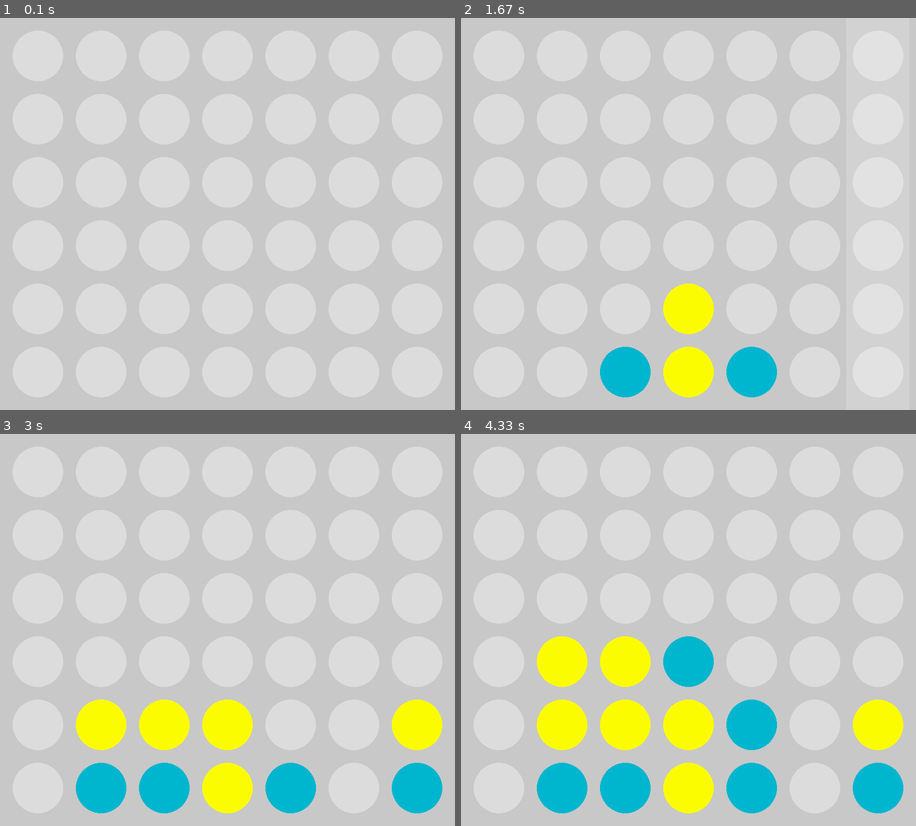
Above: before the commit, frames 1-4 (two rows, left to right).
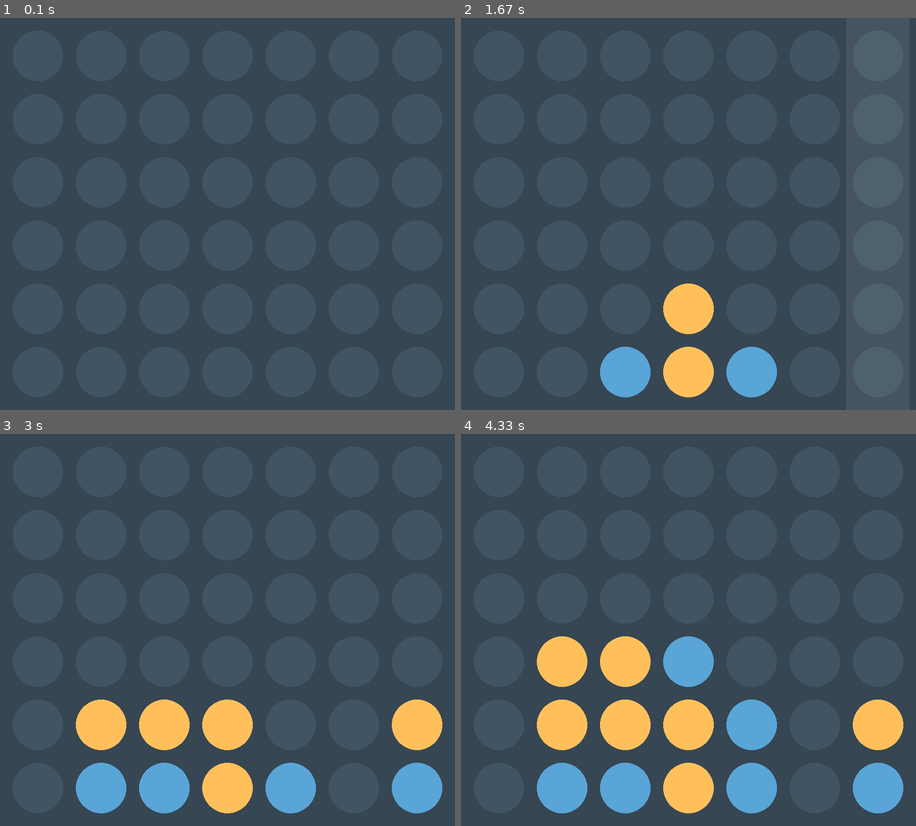
Above: after the commit, the same moments.

Repository: itsRed-v2/Puissance4-pygame
Game: pygame game, started from main.py
Same seed, same stepped clock (60 frames per second), same inputs: the game is played once before the commit and once after it.
Inputs (mouse positions are in pixels of both pictures, inside the frame that each line leads up to):
- Up to frame 1 (0.1 s): no input
- Up to frame 2 (1.67 s): click (688, 214) at 0.38 s; click (547, 304) at 0.72 s; click (697, 84) at 1.05 s; click (861, 362) at 1.38 s
- Up to frame 3 (3 s): click (154, 500) at 1.72 s; click (368, 622) at 2.05 s; click (386, 708) at 2.38 s; press the mouse at (386, 708) at 2.7 s; move the mouse to (259, 633) at 2.8 s; release the mouse at (127, 559) at 2.93 s
- Up to frame 4 (4.33 s): click (620, 743) at 3.05 s; click (588, 559) at 3.38 s; click (643, 614) at 3.72 s; click (602, 535) at 4.05 s

The runs differ from the first frame. In frame 1, 100% of the frame differs, in the area x 0-100%, y 0-100%; in frame 2, 100%; in frame 3, 100%; in frame 4, 100%.

Commit message:
nouvelle color palette + extraction de la fn de placement des token

Diff:
--- a/p4/constants.py
+++ b/p4/constants.py
@@ -5,8 +5,9 @@
 TOKEN_GAP = 25 # gap between 2 tokens vertically and horizontally
 COLUMN_WIDTH = TOKEN_RADIUS * 2 + TOKEN_GAP
 
+BACKGROUND_COLOR = Color(54, 70, 82)
 TOKEN_COLORS = {
-	Token.BLUE: Color(0, 182, 207),
-	Token.YELLOW: Color(252, 252, 0),
-	Token.EMPTY: Color(220, 220, 220)
+	Token.BLUE: Color(89, 165, 216),
+	Token.YELLOW: Color(255, 192, 92),
+	Token.EMPTY: Color(64, 84, 99)
 }
--- a/p4/display/view.py
+++ b/p4/display/view.py
@@ -6,12 +6,12 @@
 from p4.board import Board
 from p4.utils.vector import Vector
 from p4.display.interface import getHoveredColumn
-from p4.constants import TOKEN_RADIUS, TOKEN_GAP, COLUMN_WIDTH, TOKEN_COLORS
+from p4.constants import TOKEN_RADIUS, TOKEN_GAP, COLUMN_WIDTH, TOKEN_COLORS, BACKGROUND_COLOR
 
 class View:
 	def __init__(self, board: Board):
 		self.board = board
-		self.highlightedPoints = []
+		self.highlightedPoints: list[Vector] = []
 
 		screenHeight = board.HEIGHT * COLUMN_WIDTH + TOKEN_GAP
 		screenWidth = board.WIDTH * COLUMN_WIDTH + TOKEN_GAP
@@ -21,7 +21,7 @@
 		board = self.board
 		screen = self.screen
 
-		screen.fill(Color(200, 200, 200))
+		screen.fill(BACKGROUND_COLOR)
 
 		# Drawing tokens
 		for y in range(board.HEIGHT):
@@ -29,10 +29,7 @@
 				token = board.getTokenAt(x, y)
 				color = TOKEN_COLORS[token]
 
-				pos = Vector(x, y)
-				pos.multiply(COLUMN_WIDTH)
-				offset = TOKEN_GAP + TOKEN_RADIUS
-				pos.add(Vector(offset, offset))
+				pos = getTokenScreenPos(x, y)
 
 				pygame.draw.circle(screen, color, pos.asTuple(), TOKEN_RADIUS)
 
@@ -42,8 +39,15 @@
 			if hoveredCol != None:
 				rect = Surface((COLUMN_WIDTH, screen.get_height())) # initializing rectangle surface with right dimensions
 				rect.fill(Color(255, 255, 255)) # setting color to white
-				rect.set_alpha(50) # setting trensparency
+				rect.set_alpha(20) # setting trensparency
 				rectPos = (hoveredCol * COLUMN_WIDTH + (TOKEN_GAP / 2), 0) # coordinates at top left corner of the surface
 				screen.blit(rect, rectPos) # blitting surface at right coordinates
 
 		pygame.display.flip()
+
+def getTokenScreenPos(boardX: int, boardY: int):
+	pos = Vector(boardX, boardY)
+	pos.multiply(COLUMN_WIDTH)
+	offset = TOKEN_GAP + TOKEN_RADIUS
+	pos.add(Vector(offset, offset))
+	return pos
--- a/p4/strikeDetector.py
+++ b/p4/strikeDetector.py
@@ -32,7 +32,7 @@
 	return False
 
 def findLine(board: Board, pos: Vector, direction: Vector, token: Token):
-	points = []
+	points: list[Vector] = []
 
 	pointer = Vector(pos.c, pos.r)
 	pointer.add(direction)
